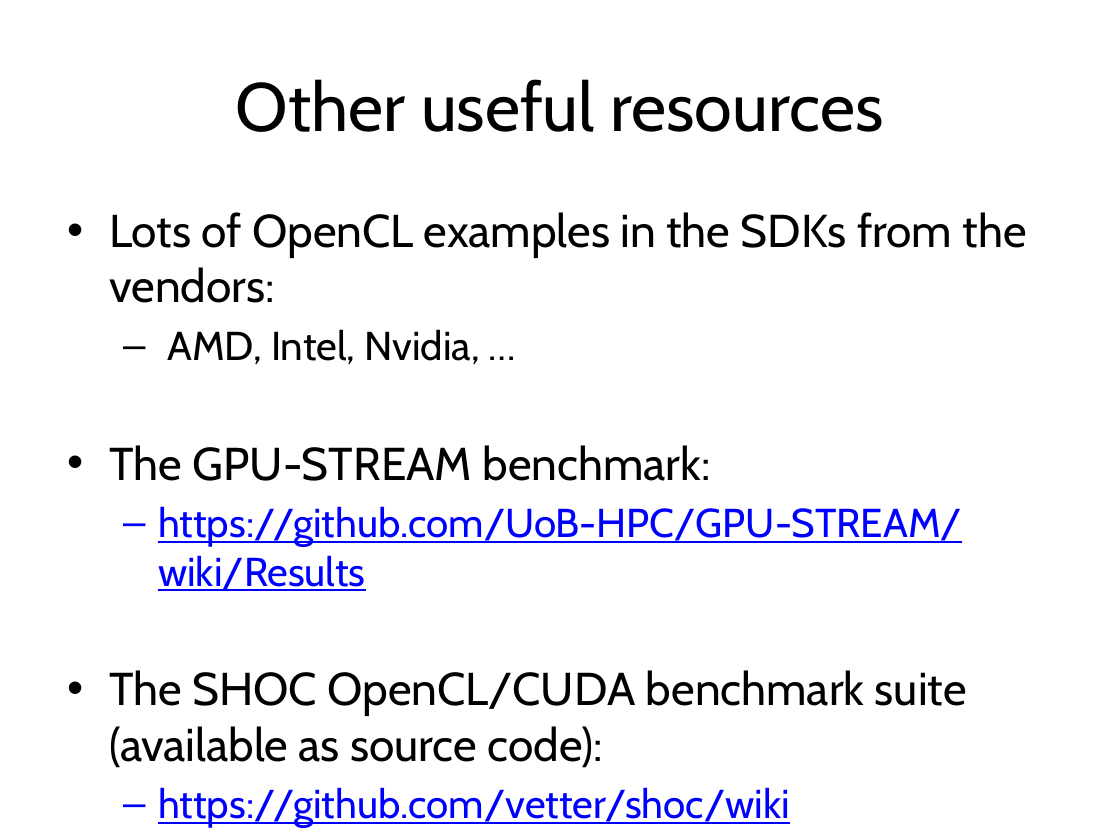
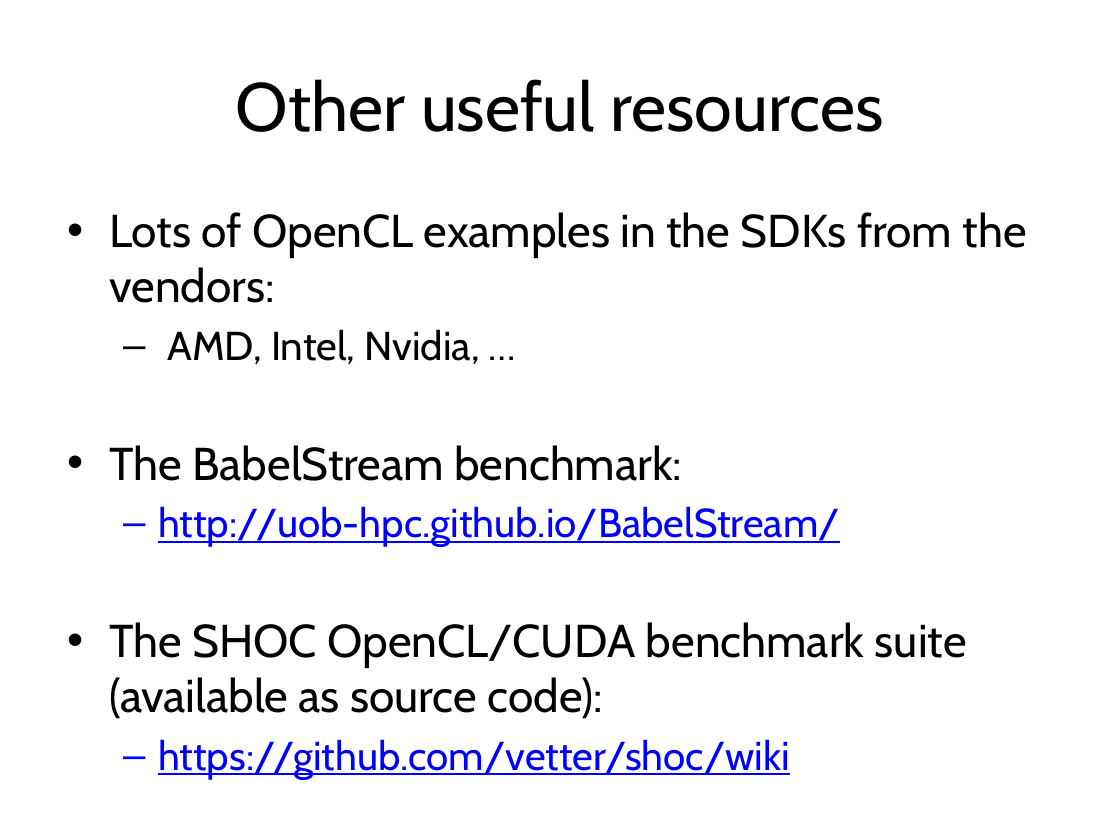
Before and after one commit to UoB-HPC/opencl-training-code, a slide deck: slide 12 of slides/advanced_outro.pptx. Drawn at 1120x840 pixels with LibreOffice and Linux fonts; fonts in the diff are those of the drawing. Boxes give left, top, right and bottom in pixels: in the first picture for what was removed or moved away, otherwise in the second. Text is boxed around its words. In the diff, an @@ line names an element or a change of style, - is before the commit and + after.

Commit message:
Outro updates
- Hid the SPIR slides
- Unhid the SYCL slides
- Updated GPU-STREAM to BabelStream

```diff
--- a/slides/advanced_outro.pptx
+++ b/slides/advanced_outro.pptx
@@ text at [109, 445, 840, 547]: text changed @@
-• The GPU-STREAM benchmark:
-  – https://github.com/UoB-HPC/GPU-STREAM/wiki/Results
+• The BabelStream benchmark:
+  – http://uob-hpc.github.io/BabelStream/
```
Also in this commit, not shown: 3 other slides changed.
